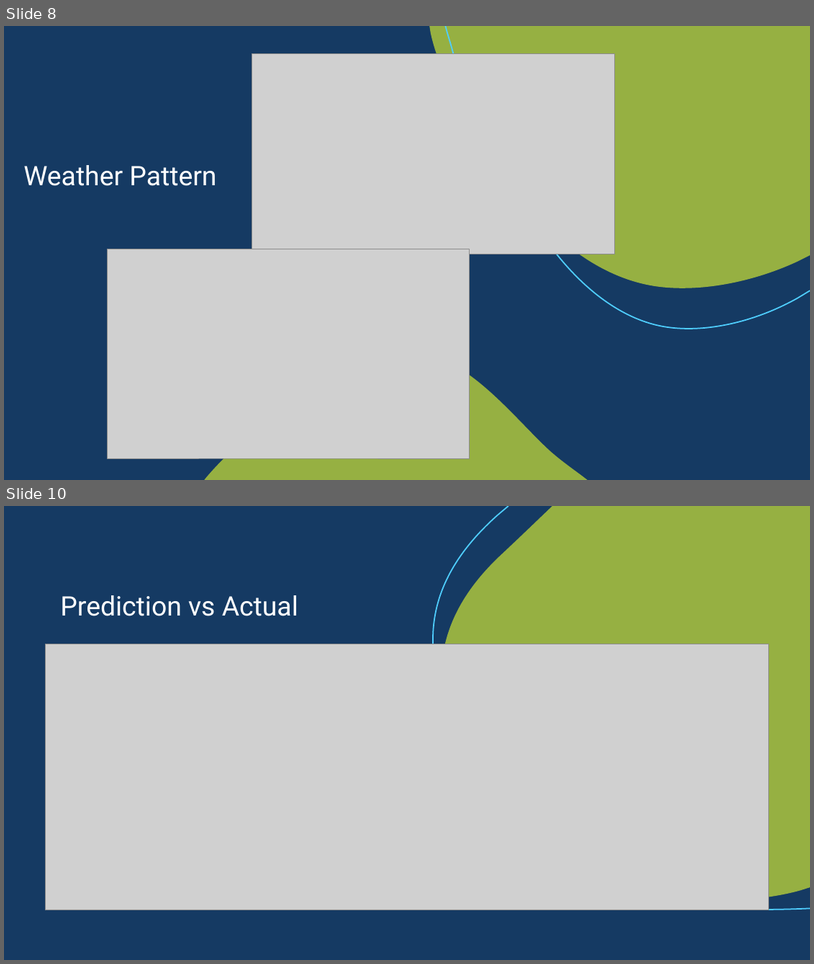
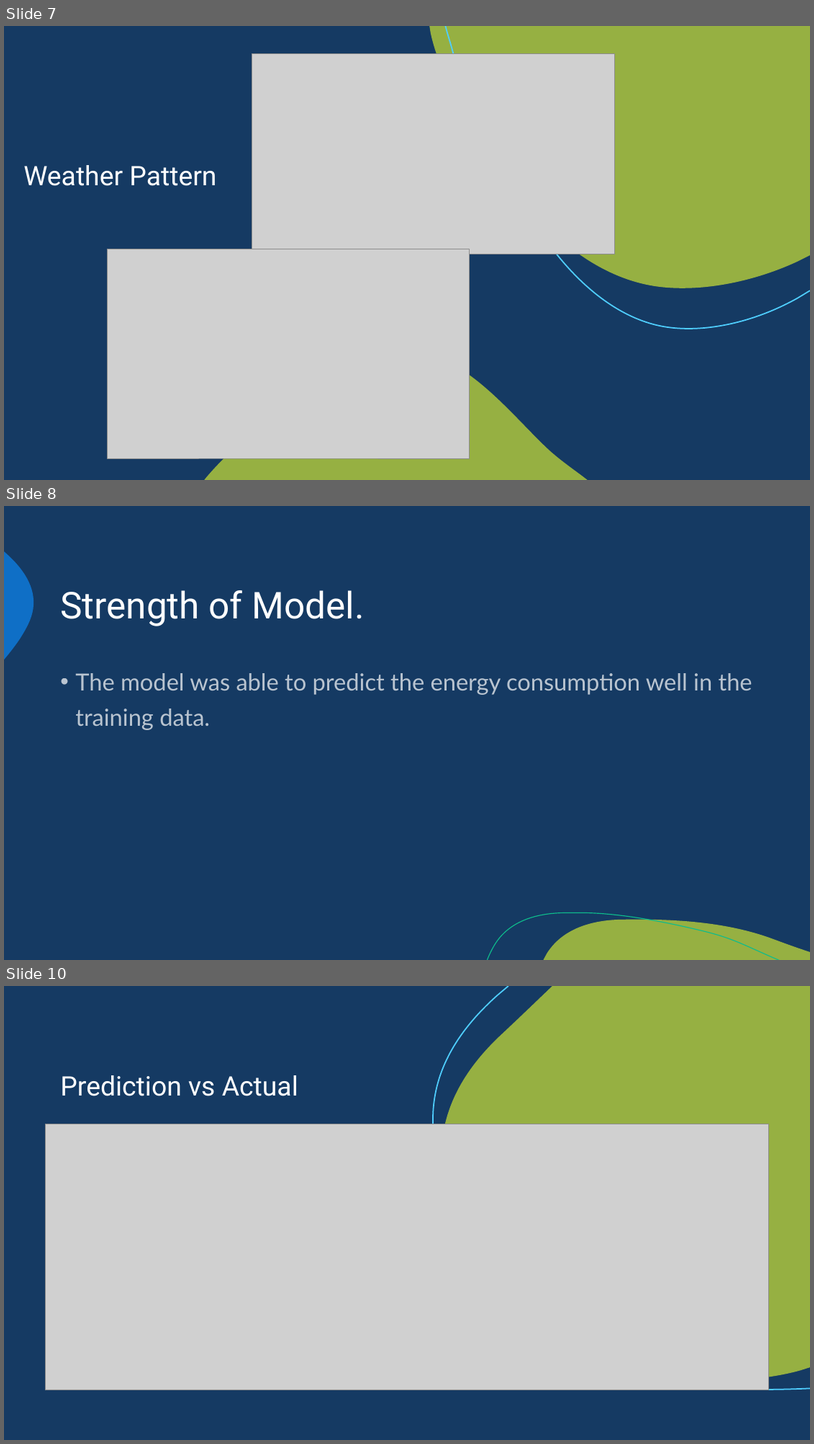
Before and after one commit to singhaniket98/Energy-Consumption-Prediction, a slide deck: presentationCapston.pptx. Shown one above the other, each under a label of ours: slides 8 and 10 before the commit, slides 7, 8 and 10 after it; the slides between them are not shown. The pictures are 814x964 and 814x1444 pixels, drawn with LibreOffice and Linux fonts; fonts in the diff are those of the drawing; grey boxes stand for pictures. Boxes give left, top, right and bottom in pixels: in the first picture for what was removed or moved away, otherwise in the second. Text is boxed around its words. In the diff, an @@ line names an element or a change of style, - is before the commit and + after.

```diff
--- a/presentationCapston.pptx
+++ b/presentationCapston.pptx
@@ slide 8 added at box(4, 506, 810, 960), background #153A63; not listed: 3 template elements that a slide beside it also shows @@
@@ title added at box(60, 590, 364, 626), 44 pt, text #FFFFFF @@
+Strength of Model.
@@ text added at box(75, 673, 753, 730), 28 pt, text #FFFFFF at 70% opacity @@
+• The model was able to predict the energy consumption well in the training data.
@@ what was slide 8 is now slide 7 @@
```
Also in this commit, not shown: 1 slide changed, 3 other slides added, 3 slides removed, 3 other files.
